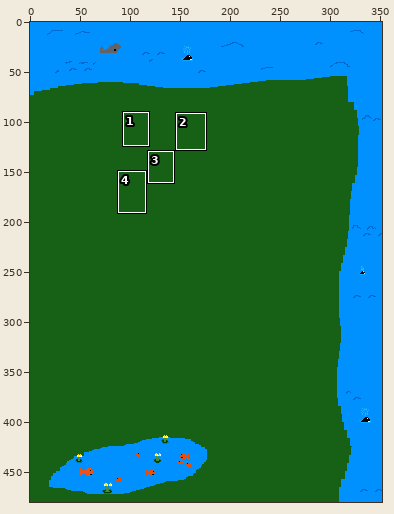
Sprite sheet, stored at tileset/level1Background.png. Above, an overview of the earlier version with the close-up marked.
Close-up. The starting point:
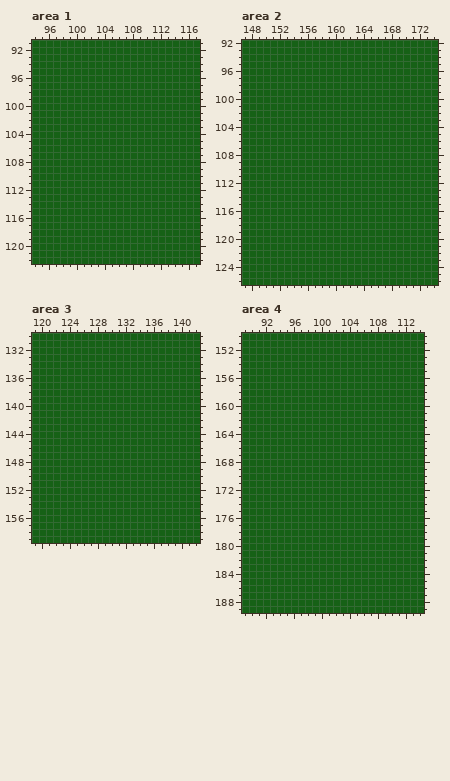
The file is 352x480 pixels. Colours within 5 levels of each other are drawn and written as one. Shown: area 1: x 94..117, y 91..122; area 2: x 147..174, y 92..126; area 3: x 119..142, y 130..159; area 4: x 89..114, y 150..189. The commit also changed other parts of the picture, which this record leaves out.
After the commit:
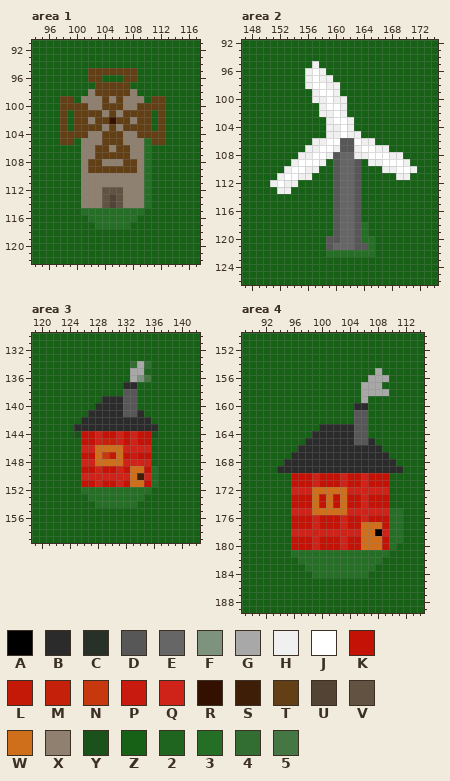
Palette (. is transparent): A #000000  B #2b2b2b  C #283128  D #575757  E #666666  F #7e937e  G #a8a8a8  H #f0f0f0  J #ffffff  K #c41306  L #c41907  M #c52009  N #c8380e  P #c91a0f  Q #cf2219  R #331000  S #3e1e07  T #633f15  U #524334  V #615242  W #cf6f1b  X #8f806f  Y #1b511b  Z #166116  2 #1f651f  3 #256e25  4 #326e32  5 #457745
Edits made:
Changed rows in their new state; - is an unchanged pixel.
Area 1:
first column x 98:
 95 ----TTTTTTT----
 96 ----TT---TT----
 97 -----TTTTT-----
 98 ----XTTTTTX----
 99 TT-XXXTXTXXX-TT
100 TTTTXXTTTXXTTTT
101 T-TTTTXTXTTTT-T
102 T-TTXTTRTTXTT-T
103 T-TTTTXTXTTTT-T
104 TTTTXXTTTXXTTTT
105 TT-XXXTTTXXX3TT
106 ---XXTTXTTXX3--
107 ---XXTTTTTXX3--
108 ---XTTXXXTTX3--
109 ---XTTTTTTTX3--
110 ---XXXXXXXXX3--
111 ---XXXXXXXXX3--
112 ---XXXVVVXXX3--
113 ---XXXVUVXXX3--
114 ---XXXVUVXXX3--
115 ---333333333---
116 ----3333333----
117 -----33333-----
Area 2:
first column x 151:
 95 ------H--------------
 96 -----HJH-------------
 97 -----HJHH------------
 98 -----HJJHH-----------
 99 ------HJJH-----------
100 ------HHJHH----------
101 -------HJJH----------
102 -------HHJH----------
103 --------HJJH---------
104 --------HHJH---------
105 --------HHJHH--------
106 ------HHJJDDJHH------
107 -----HHJJHDDHJJHH----
108 ----HHJJHDEEHHJJJHH--
109 ---HJJJH-DEED-HHJJJH-
110 --HJJHH--DEED---HHJJH
111 -HJJHH---DEED-----HH-
112 HJHH-----DEED--------
113 -HH------DEED--------
114 ---------DEED--------
115 ---------DEED--------
116 ---------DEED--------
117 ---------DEED--------
118 ---------DEED3-------
119 ---------DEED3-------
120 --------DDEED33------
121 --------DEEEDD3------
122 --------3333333------
Area 3:
first column x 125:
134 --------4G4-
135 --------GG2-
136 --------GF5-
137 -------BB---
138 -------DD---
139 ----BBBDD---
140 ---CBBBDD---
141 --BBBBBDDB--
142 -BBBBBBBBBB-
143 BBBBBBBBBBBB
144 YKKQKKQKQKKY
145 -KKQMMQKQKK-
146 -QQWWWWQQQQ-
147 -KKWNLWKPKK-
148 -QQWWWWQQQQ-
149 -KKQKKQKWWK3
150 -QQQQQQQWSQ3
151 -KKQKKQKWWK3
152 -3333333333-
153 --33333333--
154 ---333333---
Area 4:
first column x 94:
155 --------------G---
156 -------------GGG--
157 ------------GGG---
158 ------------GGGG--
159 ------------G-----
160 -----------BB-----
161 -----------DD-----
162 -----------DD-----
163 ------BBBBBDD-----
164 -----BBBBBBDD-----
165 ----BBBBBBBDDB----
166 ---BBBBBBBBBBBB---
167 --BBBBBBBBBBBBBB--
168 -BBBBBBBBBBBBBBBB-
169 BBBBBBBBBBBBBBBBBB
170 --KKKQKKKQKKQKKK--
171 --KKKQKKKQKKQKKK--
172 --QQQWWWWWQQQQQQ--
173 --KKKWKWKWKKQKKK--
174 --KKKWKWKWKKQKKK--
175 --QQQWWWWWQQQQQQ33
176 --KKKQKKKQKKQKKK33
177 --KKKQKKKQKKWWWK33
178 --QQQQQQQQQQWWAQ33
179 --KKKQKKKQKKWWWK33
180 --KKKQKKKQKKWWWK3-
181 --33333333333333--
182 ---333333333333---
183 ----3333333333----
184 -----33333333-----
Pixel boxes of the changes (left, top, right, bottom) in both close-ups:
changed: (60, 68, 165, 229)
changed: (270, 61, 417, 257)
changed: (74, 361, 158, 508)
changed: (277, 368, 403, 578)
